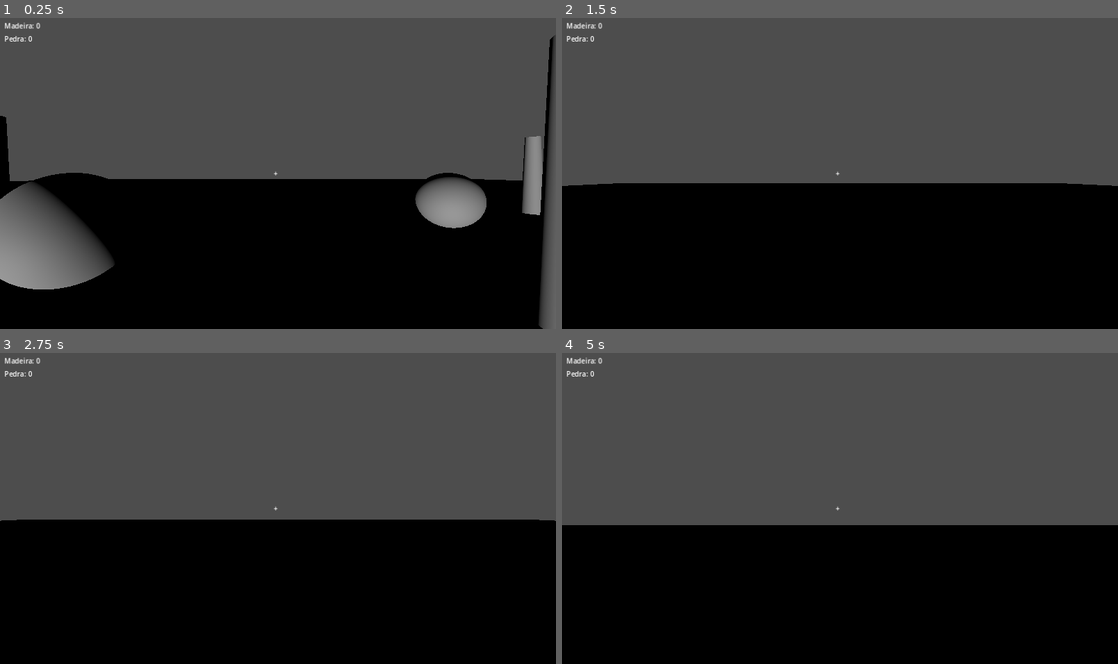
Above: before the commit, frames 1-4 (two rows, left to right).
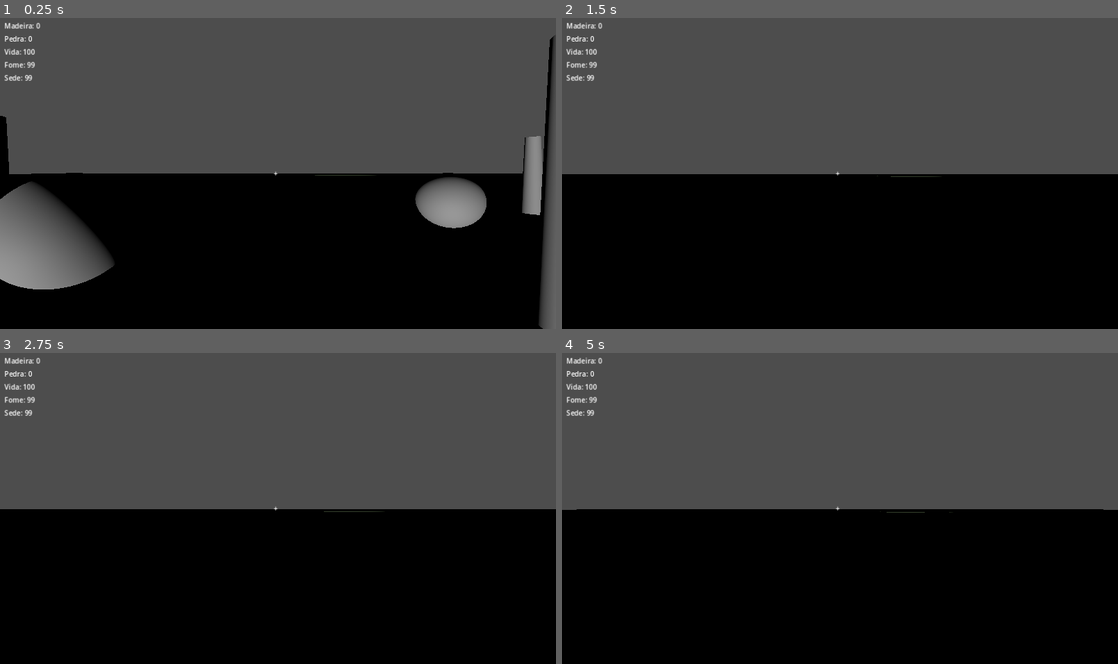
Above: after the commit, the same moments.

Repository: Thiago142007/Survive
Game: Godot game, scene res://scenes/main.tscn
Two runs of this game, one before a commit and one after it. Both use one fixed random seed, a clock stepped at 60 frames per second and the inputs below.
Inputs (mouse positions are in pixels of both pictures, inside the frame that each line leads up to):
- Up to frame 1 (0.25 s): no input
- Up to frame 2 (1.5 s): tap Enter at 0.5 s; move the mouse to (867, 170) at 0.52 s; hold E (interact) 0.53-1.28 s; hold W (move_forward) from 0.53 s (still down); tap Space (jump) at 0.77 s; move the mouse to (812, 173) at 1.27 s; tap 1 (place_foundation) at 1.35 s
- Up to frame 3 (2.75 s): keep holding W (move_forward); tap Space (jump) at 1.52, 2 s; move the mouse to (289, 502) at 2.02 s; hold X (remove_piece) from 2.03 s (still down)
- Up to frame 4 (5 s): keep holding W (move_forward); tap Enter at 2.75, 4.25 s; move the mouse to (834, 511) at 2.77 s; release X (remove_piece) at 2.78 s; tap R (rotate_x) at 2.85 s; tap Space (jump) at 3.02, 3.5, 3.77, 4.52 s; move the mouse to (878, 511) at 3.52 s; hold T (rotate_y) 3.53-4.28 s; move the mouse to (795, 505) at 4.27 s; tap V (toggle_camera) at 4.35 s

The runs differ from the first frame. In frame 1, 1.6% of the frame differs, in the area x 0-94%, y 9-53%; in frame 2, 3.2%; in frame 3, 3.6%; in frame 4, 5.3%, in the area x 0-100%, y 9-56%.

Commit message:
feat: add survival needs and procedural low-poly archipelago

Diff:
--- a/scenes/hud/hud.tscn
+++ b/scenes/hud/hud.tscn
@@ -24,6 +24,27 @@
 offset_bottom = 65.0
 text = "Pedra: 0"
 
+[node name="HealthLabel" type="Label" parent="Root"]
+offset_left = 10.0
+offset_top = 70.0
+offset_right = 200.0
+offset_bottom = 95.0
+text = "Vida: 100"
+
+[node name="HungerLabel" type="Label" parent="Root"]
+offset_left = 10.0
+offset_top = 100.0
+offset_right = 200.0
+offset_bottom = 125.0
+text = "Fome: 100"
+
+[node name="ThirstLabel" type="Label" parent="Root"]
+offset_left = 10.0
+offset_top = 130.0
+offset_right = 200.0
+offset_bottom = 155.0
+text = "Sede: 100"
+
 [node name="Crosshair" type="Label" parent="Root"]
 anchors_preset = 8
 anchor_left = 0.5
--- a/scenes/main.tscn
+++ b/scenes/main.tscn
@@ -2,7 +2,7 @@
 
 [ext_resource type="Script" path="res://scripts/core/main.gd" id="1_main"]
 [ext_resource type="PackedScene" path="res://scenes/player/player.tscn" id="2_player"]
-[ext_resource type="PackedScene" path="res://scenes/world/ground.tscn" id="3_ground"]
+[ext_resource type="Script" path="res://scripts/world/island_generator.gd" id="3_islands"]
 [ext_resource type="PackedScene" path="res://scenes/world/tree.tscn" id="4_tree"]
 [ext_resource type="PackedScene" path="res://scenes/world/rock.tscn" id="5_rock"]
 [ext_resource type="PackedScene" path="res://scenes/hud/hud.tscn" id="6_hud"]
@@ -27,7 +27,8 @@
 [node name="WorldEnvironment" type="WorldEnvironment" parent="."]
 environment = SubResource("Environment_env")
 
-[node name="Ground" parent="." instance=ExtResource("3_ground")]
+[node name="IslandGenerator" type="Node3D" parent="."]
+script = ExtResource("3_islands")
 
 [node name="Player" parent="." instance=ExtResource("2_player")]
 transform = Transform3D(1, 0, 0, 0, 1, 0, 0, 0, 1, 0, 0, 0)
--- a/scripts/hud/hud.gd
+++ b/scripts/hud/hud.gd
@@ -5,6 +5,9 @@
 @onready var stone_label: Label = $Root/StoneLabel
 @onready var crosshair: Label = $Root/Crosshair
 @onready var message_label: Label = $Root/MessageLabel
+@onready var health_label: Label = $Root/HealthLabel
+@onready var hunger_label: Label = $Root/HungerLabel
+@onready var thirst_label: Label = $Root/ThirstLabel
 
 var _inv_cache: Node = null
 
@@ -14,6 +17,10 @@
 	if _inv_cache:
 		wood_label.text = "Madeira: %d" % _inv_cache.get_count("wood")
 		stone_label.text = "Pedra: %d" % _inv_cache.get_count("stone")
+	if Main.player:
+		health_label.text = "Vida: %d" % Main.player.health
+		hunger_label.text = "Fome: %d" % Main.player.hunger
+		thirst_label.text = "Sede: %d" % Main.player.thirst
 
 func show_message(text: String, duration: float = 2.0) -> void:
 	message_label.text = text
--- a/scripts/player/player.gd
+++ b/scripts/player/player.gd
@@ -4,16 +4,27 @@
 @export var sprint_speed: float = 8.0
 @export var jump_velocity: float = 4.5
 @export var mouse_sensitivity: float = 0.002
+@export var max_health: float = 100.0
+@export var max_hunger: float = 100.0
+@export var max_thirst: float = 100.0
 
 @onready var camera_pivot: Node3D = $CameraPivot
 @onready var camera: Camera3D = $CameraPivot/Camera3D
 
 var _cam_mode: int = 0  # 0=1st, 1=2nd, 2=3rd
 var _cam_distance: float = 0.0
+var health: float = 100.0
+var hunger: float = 100.0
+var thirst: float = 100.0
+
+signal survival_stats_changed(health: float, hunger: float, thirst: float)
 
 func _ready() -> void:
 	Input.mouse_mode = Input.MOUSE_MODE_CAPTURED
 	Main.player = self
+	health = max_health
+	hunger = max_hunger
+	thirst = max_thirst
 
 func _unhandled_input(event: InputEvent) -> void:
 	if event is InputEventMouseMotion:
@@ -49,3 +60,30 @@
 	if not is_on_floor():
 		velocity.y -= 9.8 * delta
 	move_and_slide()
+	_update_survival(delta, current_speed)
+
+func _update_survival(delta: float, current_speed: float) -> void:
+	var movement_cost := 0.015 if velocity.length() > 0.2 else 0.0
+	var sprint_cost := 0.025 if current_speed > speed else 0.0
+	hunger = clampf(hunger - delta * (0.035 + movement_cost + sprint_cost), 0.0, max_hunger)
+	thirst = clampf(thirst - delta * (0.055 + movement_cost * 1.5 + sprint_cost), 0.0, max_thirst)
+	if hunger <= 0.0 or thirst <= 0.0:
+		health = maxf(0.0, health - delta * 2.0)
+	elif hunger > 60.0 and thirst > 60.0:
+		health = minf(max_health, health + delta * 0.35)
+	survival_stats_changed.emit(health, hunger, thirst)
+	if health <= 0.0:
+		_respawn()
+
+func _respawn() -> void:
+	global_position = Vector3(0.0, 2.0, 0.0)
+	velocity = Vector3.ZERO
+	health = max_health
+	hunger = max_hunger * 0.5
+	thirst = max_thirst * 0.5
+	var inventory := get_node_or_null("Inventory")
+	if inventory:
+		inventory.slots.clear()
+	var hud = get_tree().current_scene.get_node_or_null("HUD")
+	if hud and hud.has_method("show_message"):
+		hud.show_message("Você morreu e renasceu. Seus itens foram perdidos.")
--- /dev/null
+++ b/scripts/world/island_generator.gd
@@ -0,0 +1,63 @@
+extends Node3D
+
+## Gera um arquipélago pequeno e determinístico para a primeira versão jogável.
+## A mesma seed sempre produz os mesmos centros e tamanhos de ilha.
+@export var seed: int = 55960
+@export var island_count: int = 6
+@export var ring_distance: float = 180.0
+
+const ISLAND_HEIGHT := 2.5
+const WATER_SIZE := 900.0
+
+func _ready() -> void:
+	_generate_water()
+	_generate_islands()
+
+func _generate_water() -> void:
+	var water := MeshInstance3D.new()
+	water.name = "Ocean"
+	var mesh := PlaneMesh.new()
+	mesh.size = Vector2(WATER_SIZE, WATER_SIZE)
+	water.mesh = mesh
+	add_child(water)
+	var material := StandardMaterial3D.new()
+	material.albedo_color = Color("#163c58")
+	material.roughness = 0.85
+	mesh.material = material
+	water.position.y = -0.3
+
+func _generate_islands() -> void:
+	var rng := RandomNumberGenerator.new()
+	rng.seed = seed
+	_create_island(Vector3.ZERO, 48.0, "central")
+	for index in range(1, island_count):
+		var angle := (TAU / float(island_count - 1)) * float(index - 1)
+		angle += rng.randf_range(-0.18, 0.18)
+		var distance := rng.randf_range(ring_distance * 0.75, ring_distance * 1.25)
+		var radius := rng.randf_range(28.0, 44.0)
+		var center := Vector3(cos(angle) * distance, 0.0, sin(angle) * distance)
+		_create_island(center, radius, "island_%d" % index)
+
+func _create_island(center: Vector3, radius: float, island_name: String) -> void:
+	var island := StaticBody3D.new()
+	island.name = island_name
+	island.position = center + Vector3(0.0, -ISLAND_HEIGHT * 0.5, 0.0)
+	var mesh_instance := MeshInstance3D.new()
+	var mesh := CylinderMesh.new()
+	mesh.top_radius = radius * 0.92
+	mesh.bottom_radius = radius
+	mesh.height = ISLAND_HEIGHT
+	mesh.radial_segments = 12
+	mesh_instance.mesh = mesh
+	island.add_child(mesh_instance)
+	var material := StandardMaterial3D.new()
+	material.albedo_color = Color("#4c6248") if island_name == "central" else Color("#596d4a")
+	material.roughness = 1.0
+	mesh.material = material
+	var collision := CollisionShape3D.new()
+	var shape := CylinderShape3D.new()
+	shape.radius = radius
+	shape.height = ISLAND_HEIGHT
+	collision.shape = shape
+	island.add_child(collision)
+	add_child(island)
